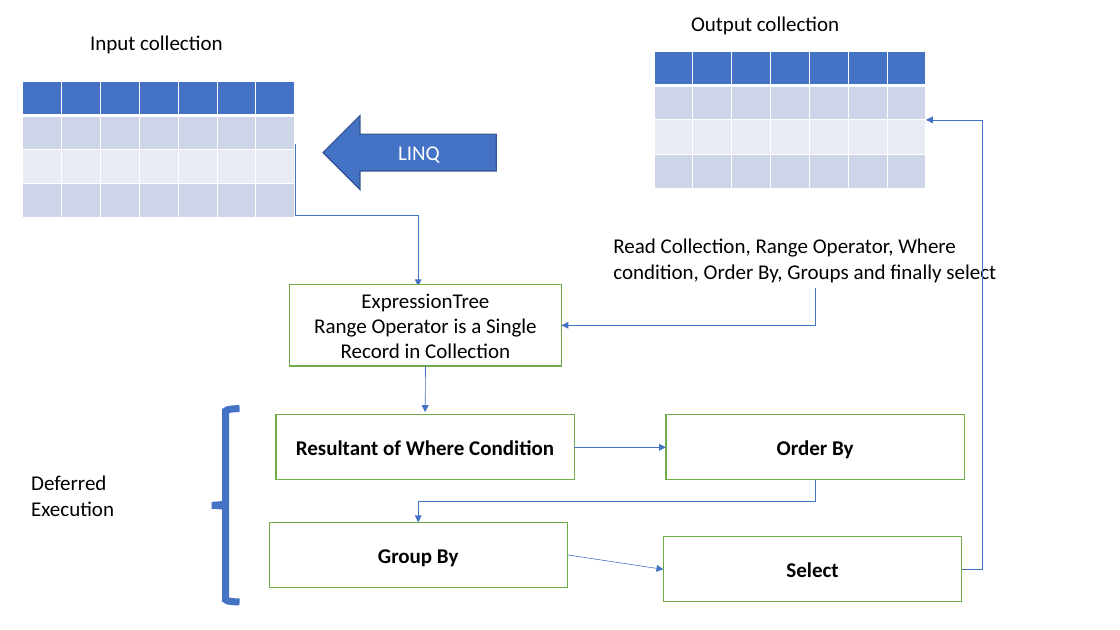
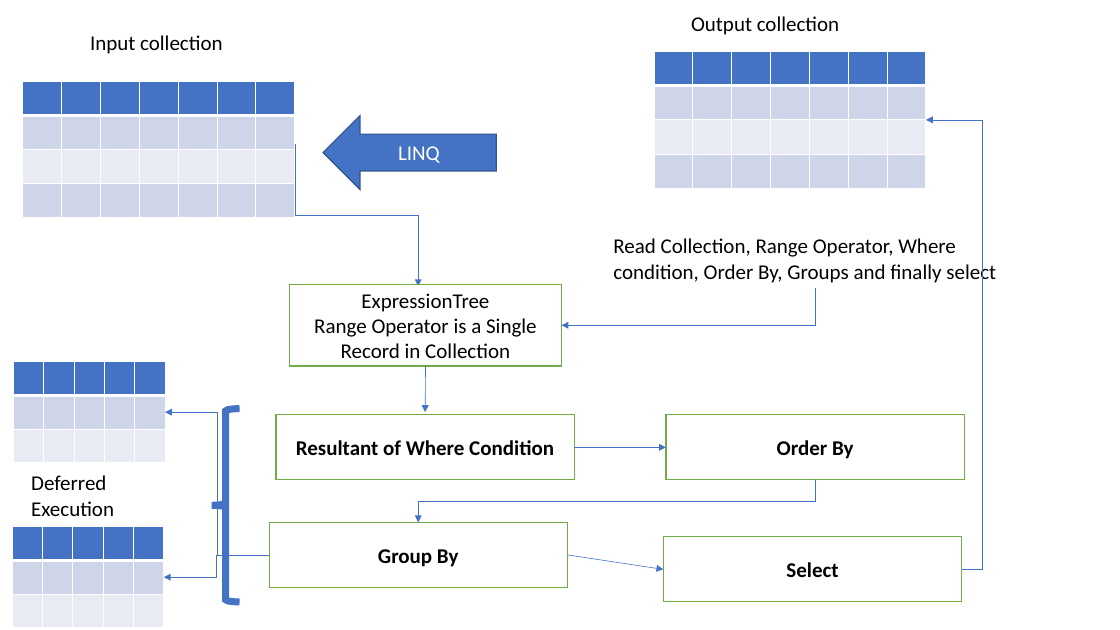
Before and after one commit to maheshsabnis/SimSept2002, a slide deck: slide 10 of Training_Images.pptx. Drawn at 1120x630 pixels with LibreOffice and Linux fonts; fonts in the diff are those of the drawing. Boxes give left, top, right and bottom in pixels: in the first picture for what was removed or moved away, otherwise in the second. Text is boxed around its words. In the diff, an @@ line names an element or a change of style, - is before the commit and + after.

```diff
--- a/Training_Images.pptx
+++ b/Training_Images.pptx
@@ table added at [13,362,165,463], 3 rows, 5 columns @@
+ |  |  |  | 
+ |  |  |  | 
+ |  |  |  | 
@@ elbow arrow added from (269, 555) to (165, 413), #4472C4 0.5 pt @@
@@ table added at [12,527,163,628], 3 rows, 5 columns @@
+ |  |  |  | 
+ |  |  |  | 
+ |  |  |  | 
@@ elbow arrow added from (269, 555) to (164, 577), #4472C4 0.5 pt @@
```
Also in this commit, not shown: 15 other files.
